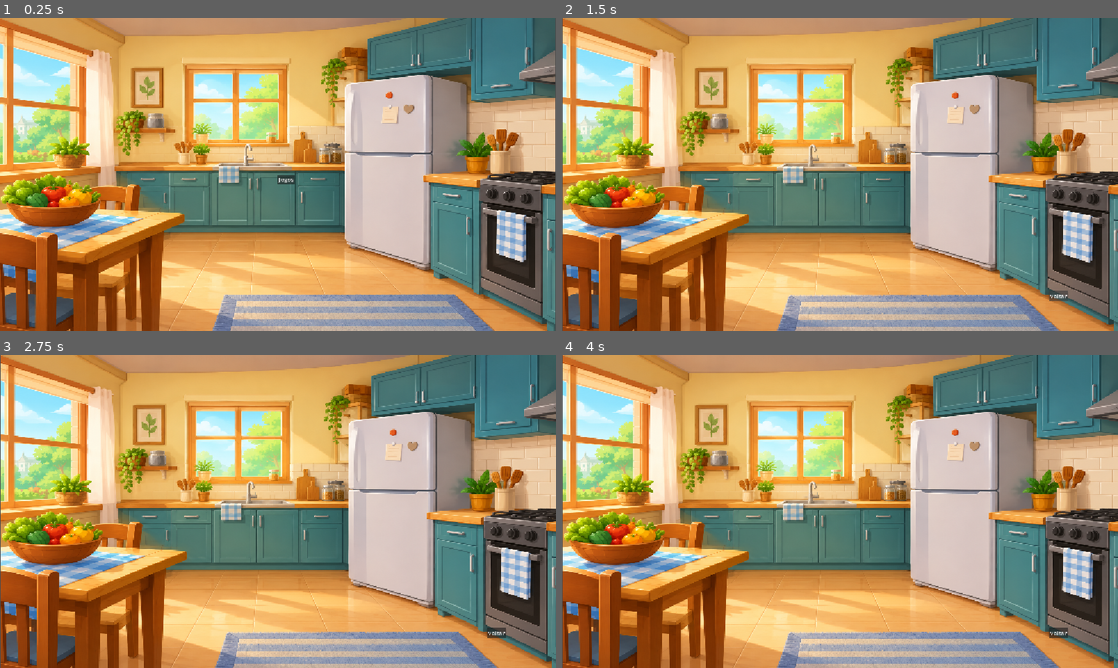
Above: before the commit, frames 1-4 (two rows, left to right).
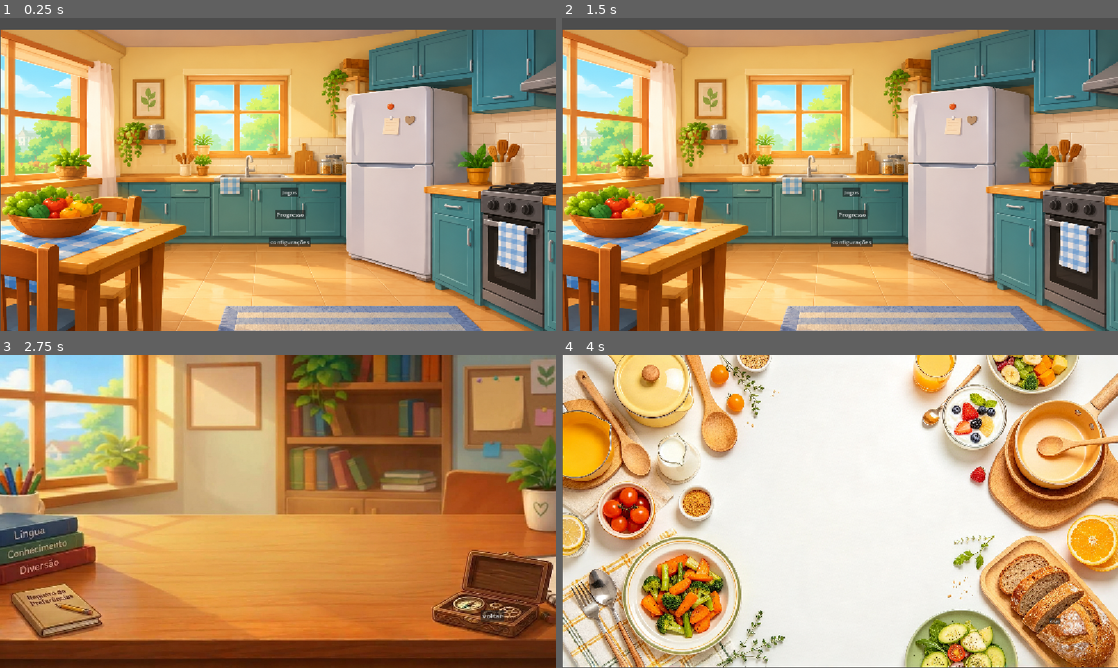
Above: after the commit, the same moments.

Repository: caiodasilveira1-design/Projeto-Final
Game: Godot game, scene res://menu_inicial.tscn
The game is run twice, just before and just after one commit, with the same random seed, the same clock (stepped at 60 frames per second) and the same inputs.
Inputs (mouse positions are in pixels of both pictures, inside the frame that each line leads up to):
- Up to frame 1 (0.25 s): no input
- Up to frame 2 (1.5 s): click "Jogos" at 0.5 s; click "voltar" at 1.25 s
- Up to frame 3 (2.75 s): click (289, 580) at 2 s, where only the run after the commit has a clickable "configurações"
- Up to frame 4 (4 s): click "voltar" at 2.75 s; click (851, 552) at 3.5 s, where only the run after the commit has a clickable "Progresso"

The runs differ from the first frame. In frame 1, 53% of the frame differs, in the area x 0-100%, y 0-100%; in frame 2, 53%; in frame 3, 94%; in frame 4, 98%.

Commit message:
30/10/2026
com mais botão

Diff:
--- a/projeto-final/configurações.tscn
+++ b/projeto-final/configurações.tscn
@@ -1,8 +1,20 @@
 [gd_scene format=3 uid="uid://bngfg72m1mude"]
 
 [ext_resource type="Texture2D" uid="uid://olpgh7nuyl8e" path="res://imagens do chat/Gemini_Generated_Image_915r915r915r915r.jpeg" id="1_jp04t"]
+[ext_resource type="Script" uid="uid://dfvtyaibswb1f" path="res://scripts/configurações.gd" id="2_kxp2l"]
 
 [node name="configurações" type="Sprite2D" unique_id=2041044456]
-position = Vector2(575.5, 322.25)
-scale = Vector2(0.9137658, 0.77639383)
+position = Vector2(577.00006, 324.75)
+scale = Vector2(0.91613925, 0.7704626)
 texture = ExtResource("1_jp04t")
+script = ExtResource("2_kxp2l")
+
+[node name="voltar" type="Button" parent="." unique_id=337830534]
+offset_left = 457.35397
+offset_top = 263.80255
+offset_right = 511.35397
+offset_bottom = 294.80255
+text = "voltar
+"
+
+[connection signal="pressed" from="voltar" to="." method="_on_voltar_pressed"]
--- a/projeto-final/esteira.tscn
+++ b/projeto-final/esteira.tscn
@@ -1,8 +1,19 @@
 [gd_scene format=3 uid="uid://c1uivh6ayls2w"]
 
 [ext_resource type="Texture2D" uid="uid://d05iqt0821g61" path="res://imagens do chat/esteira.png" id="1_hhedt"]
+[ext_resource type="Script" uid="uid://foa11y365ov7" path="res://scripts/esteira.gd" id="2_ls025"]
 
 [node name="esteira" type="Sprite2D" unique_id=2048948155]
 position = Vector2(577, 325.75)
 scale = Vector2(0.6866029, 0.6859724)
 texture = ExtResource("1_hhedt")
+script = ExtResource("2_ls025")
+
+[node name="voltar" type="Button" parent="." unique_id=1735839233]
+offset_left = 512.66895
+offset_top = 318.16147
+offset_right = 567.66895
+offset_bottom = 349.16147
+text = "Voltar"
+
+[connection signal="pressed" from="voltar" to="." method="_on_voltar_pressed"]
--- a/projeto-final/jogos.tscn
+++ b/projeto-final/jogos.tscn
@@ -17,4 +17,19 @@
 text = "voltar
 "
 
+[node name="livrodereceitas" type="Button" parent="." unique_id=1172655992]
+offset_right = 8.0
+offset_bottom = 8.0
+text = "Livro de Receitas
+"
+
+[node name="esteira" type="Button" parent="." unique_id=594908527]
+offset_left = -8.629214
+offset_top = 65.4792
+offset_right = 157.37079
+offset_bottom = 96.4792
+text = "Esteira de alimentos"
+
 [connection signal="pressed" from="voltar" to="." method="_on_voltar_pressed"]
+[connection signal="pressed" from="livrodereceitas" to="." method="_on_livrodereceitas_pressed"]
+[connection signal="pressed" from="esteira" to="." method="_on_esteira_pressed"]
--- a/projeto-final/livro de receitas.tscn
+++ b/projeto-final/livro de receitas.tscn
@@ -1,8 +1,19 @@
 [gd_scene format=3 uid="uid://tm23oljbpdxs"]
 
 [ext_resource type="Texture2D" uid="uid://cejb1rh7xgw7o" path="res://imagens do chat/livro de receitas.png" id="1_kfa3x"]
+[ext_resource type="Script" uid="uid://dcy6ephi8k6yu" path="res://scripts/livro_de_receitas.gd" id="2_5rhcx"]
 
-[node name="Sprite2D" type="Sprite2D" unique_id=1214455299]
+[node name="livro de receitas" type="Sprite2D" unique_id=1214455299]
 position = Vector2(577.25006, 328.87503)
 scale = Vector2(0.66907513, 0.5704072)
 texture = ExtResource("1_kfa3x")
+script = ExtResource("2_5rhcx")
+
+[node name="voltar" type="Button" parent="." unique_id=2089180430]
+offset_left = 666.218
+offset_top = 426.2305
+offset_right = 721.218
+offset_bottom = 457.2305
+text = "Voltar"
+
+[connection signal="pressed" from="voltar" to="." method="_on_voltar_pressed"]
--- a/projeto-final/menu_inicial.tscn
+++ b/projeto-final/menu_inicial.tscn
@@ -4,14 +4,33 @@
 [ext_resource type="Script" uid="uid://d1abcl77unkxa" path="res://scripts/menu_inicial.gd" id="2_3exob"]
 
 [node name="Menu inicial" type="Sprite2D" unique_id=1089880542]
-position = Vector2(574.5, 324.75528)
+position = Vector2(577, 348.00003)
 scale = Vector2(0.7480468, 0.63233453)
 texture = ExtResource("1_u4fxu")
 script = ExtResource("2_3exob")
 
 [node name="botao jogos" type="Button" parent="." unique_id=698423144]
-offset_right = 8.0
-offset_bottom = 8.0
+offset_left = 6.015666
+offset_top = 5.131344
+offset_right = 55.015667
+offset_bottom = 36.131344
 text = "Jogos"
 
+[node name="configuracoes" type="Button" parent="." unique_id=1526079696]
+offset_left = -27.4047
+offset_top = 168.01979
+offset_right = 89.5953
+offset_bottom = 199.01979
+text = "configurações
+"
+
+[node name="progresso" type="Button" parent="." unique_id=803326580]
+offset_left = -10.02611
+offset_top = 77.87763
+offset_right = 74.97389
+offset_bottom = 108.87763
+text = "Progresso"
+
 [connection signal="pressed" from="botao jogos" to="." method="_on_button_pressed"]
+[connection signal="pressed" from="configuracoes" to="." method="_on_configuracoes_pressed"]
+[connection signal="pressed" from="progresso" to="." method="_on_progresso_pressed"]
--- a/projeto-final/receitas.tscn
+++ b/projeto-final/receitas.tscn
@@ -1,8 +1,20 @@
 [gd_scene format=3 uid="uid://d4cniit8teqfh"]
 
 [ext_resource type="Texture2D" uid="uid://b48io20618kyy" path="res://imagens do chat/receitas.png" id="1_6jfok"]
+[ext_resource type="Script" uid="uid://dibs1xdrjj52v" path="res://scripts/receitas.gd" id="2_qa5b1"]
 
 [node name="Sprite2D" type="Sprite2D" unique_id=497034636]
-position = Vector2(579.25006, 323.25)
+position = Vector2(578, 323)
 scale = Vector2(0.4050211, 0.40281254)
 texture = ExtResource("1_6jfok")
+script = ExtResource("2_qa5b1")
+
+[node name="voltar" type="Button" parent="." unique_id=2005609072]
+offset_left = 1064.1421
+offset_top = 551.1249
+offset_right = 1119.1421
+offset_bottom = 582.1249
+text = "Voltar
+"
+
+[connection signal="pressed" from="voltar" to="." method="_on_voltar_pressed"]
--- /dev/null
+++ b/projeto-final/scripts/configurações.gd
@@ -0,0 +1,5 @@
+extends Sprite2D
+
+
+func _on_voltar_pressed():
+	get_tree().change_scene_to_file("res://menu_inicial.tscn");
--- /dev/null
+++ b/projeto-final/scripts/esteira.gd
@@ -0,0 +1,4 @@
+extends Sprite2D
+
+func _on_voltar_pressed():
+	get_tree().change_scene_to_file("res://jogos.tscn");
--- a/projeto-final/scripts/jogos.gd
+++ b/projeto-final/scripts/jogos.gd
@@ -1,4 +1,15 @@
 extends Sprite2D
 
-func _on_button_pressed():
-	get_tree().change_scene_to_file("res://menu_inicial.tscn.tscn");
+func _on_voltar_pressed():
+	get_tree().change_scene_to_file("res://menu_inicial.tscn");
+
+
+
+
+func _on_livrodereceitas_pressed():
+	get_tree().change_scene_to_file("res://livro de receitas.tscn");
+
+
+
+func _on_esteira_pressed():
+	get_tree().change_scene_to_file("res://esteira.tscn")
--- /dev/null
+++ b/projeto-final/scripts/livro_de_receitas.gd
@@ -0,0 +1,5 @@
+extends Sprite2D
+
+
+func _on_voltar_pressed():
+	get_tree().change_scene_to_file("res://jogos.tscn");
--- a/projeto-final/scripts/menu_inicial.gd
+++ b/projeto-final/scripts/menu_inicial.gd
@@ -3,5 +3,9 @@
 func _on_button_pressed():
 	get_tree().change_scene_to_file("res://jogos.tscn")
 
-func _on_botton_2_pressed():
-	get_tree().change_scene_to_file("res://menu_inicial.tscn.tscn")
+func _on_configuracoes_pressed():
+	get_tree().change_scene_to_file("res://configurações.tscn")
+
+
+func _on_progresso_pressed():
+	get_tree().change_scene_to_file("res://receitas.tscn")
--- /dev/null
+++ b/projeto-final/scripts/receitas.gd
@@ -0,0 +1,5 @@
+extends Sprite2D
+
+
+func _on_voltar_pressed():
+	get_tree().change_scene_to_file("res://menu_inicial.tscn");
Binary file added: projeto-final/comidas/play-removebg-preview.png
Not shown, added: projeto-final/comidas/play-removebg-preview.png.import
Not shown, added: projeto-final/scripts/configurações.gd.uid
Not shown, added: projeto-final/scripts/esteira.gd.uid
Not shown, added: projeto-final/scripts/livro_de_receitas.gd.uid
Not shown, added: projeto-final/scripts/receitas.gd.uid
